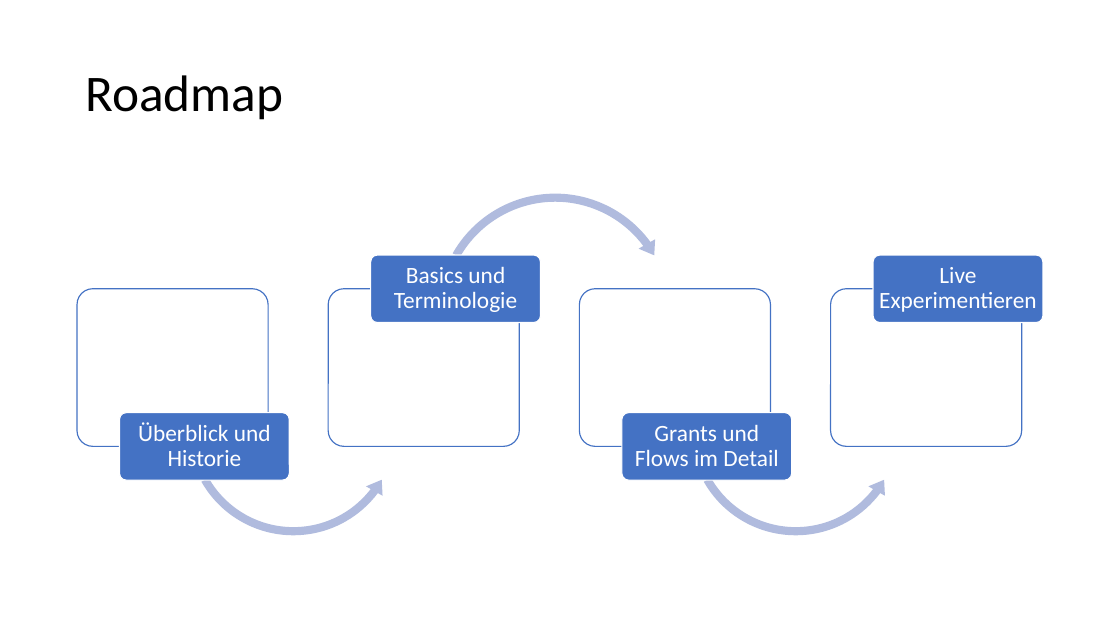
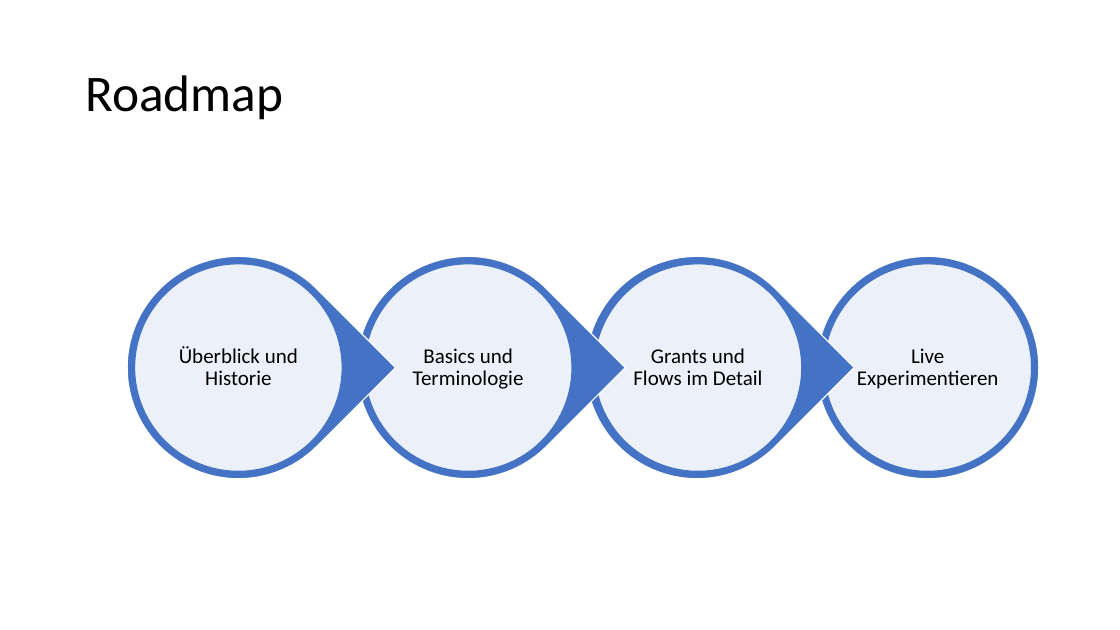
Before and after one commit to danielwagn3r/openid-workshop, a slide deck: slide 3 of OpenID Connect und OAuth.pptx. Drawn at 1120x630 pixels with LibreOffice and Linux fonts; fonts in the diff are those of the drawing. Boxes give left, top, right and bottom in pixels: in the first picture for what was removed or moved away, otherwise in the second. Text is boxed around its words. In the diff, an @@ line names an element or a change of style, - is before the commit and + after.

Commit message:
Updated slides

```diff
--- a/OpenID Connect und OAuth.pptx
+++ b/OpenID Connect und OAuth.pptx
@@ group added at [81, 210, 1039, 525]: 4 ellipses, 3 teardrops @@
@@ ellipse: place and size @@
-ellipse at [831, 289, 1022, 447]
+ellipse at [824, 264, 1032, 471]
@@ ellipse at [824, 264, 1032, 471]: rounded rectangle to ellipse @@
@@ group removed at [77, 188, 1043, 541]: 7 rounded rectangles, 2 left circular arrows, 1 circular arrow @@
@@ size 20 to 18 pt, text colour #FFFFFF to #000000 in 4 elements at [633, 348, 763, 385], [413, 348, 524, 389], [857, 348, 999, 389], [179, 346, 298, 385] @@
@@ text "Überblick und Historie": place and size @@
-text "Überblick und Historie" at [138, 422, 271, 466]
+text "Überblick und Historie" at [179, 346, 298, 385]
@@ text "Basics und Terminologie": place and size @@
-text "Basics und Terminologie" at [394, 267, 517, 312]
+text "Basics und Terminologie" at [413, 348, 524, 389]
@@ text "Grants und Flows im Detail": place and size @@
-text "Grants und Flows im Detail" at [635, 425, 778, 466]
+text "Grants und Flows im Detail" at [633, 348, 763, 385]
@@ text "Live Experimentieren": place and size @@
-text "Live Experimentieren" at [879, 267, 1037, 312]
+text "Live Experimentieren" at [857, 348, 999, 389]
```
Also in this commit, not shown: 2 other slides changed, 2 slides added, 1 slide removed.
